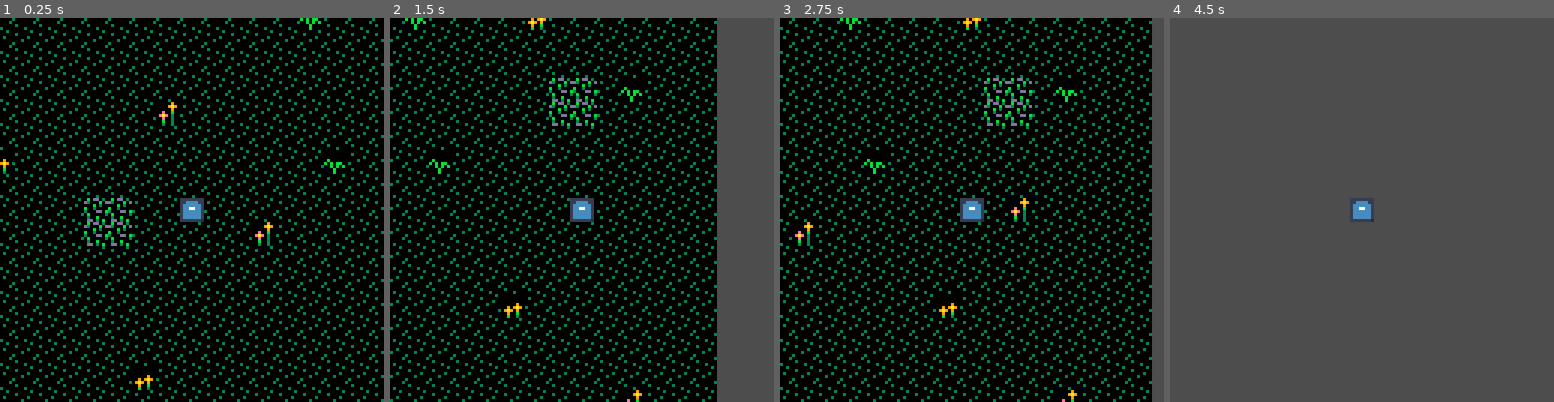
Above: before the commit, frames 1-4 (left to right).
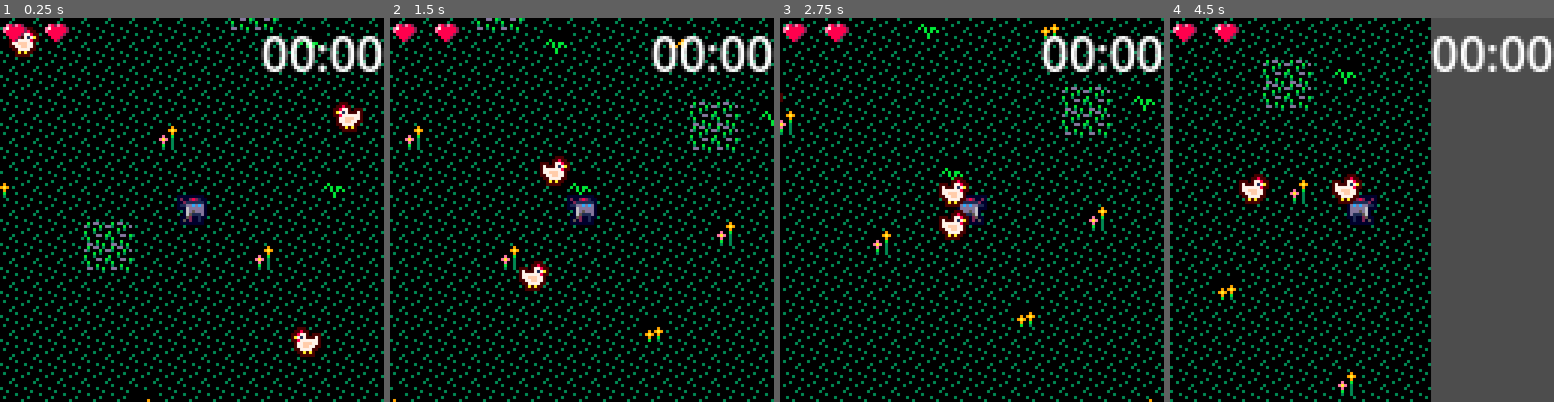
Above: after the commit, the same moments.

Repository: Octoan1/Toy-Box-Jam-2025
Game: Godot game, scene res://Levels/main.tscn
The game is run twice, just before and just after one commit, with the same random seed, the same clock (stepped at 60 frames per second) and the same inputs. The engine's default icon, where the game draws it, is replaced by a stand-in: a white triangle on a blue panel in a dark square.
Inputs:
- Up to frame 1 (0.25 s): no input
- Up to frame 2 (1.5 s): tap Enter (ui_accept) at 0.5, 0.77 s; hold D (move_right) from 0.53 s (still down)
- Up to frame 3 (2.75 s): tap Enter (ui_accept) at 1.52 s; release D (move_right) at 2.03 s; hold A (move_left) from 2.03 s (still down)
- Up to frame 4 (4.5 s): release A (move_left) at 2.78 s; hold D (move_right) 2.78-4.28 s; tap Enter (ui_accept) at 3.02, 3.77 s; hold A (move_left) from 4.28 s (still down)

The runs differ from the first frame. In frame 1, 5.7% of the frame differs, in the area x 0-100%, y 0-100%; in frame 2, 39%; in frame 3, 28%; in frame 4, 70%.

Commit message:
couple things
- added chicken enemy that follows player
- transparent tileset
- outline shader
- start on the game ui

Diff:
--- /dev/null
+++ b/Entities/Enemies/chicken.gd
@@ -0,0 +1,33 @@
+extends CharacterBody2D
+
+@export var player: Node2D
+@export var SPEED: int = 30
+
+@onready var sprite: Sprite2D = $Sprite2D
+
+
+# Called when the node enters the scene tree for the first time.
+func _ready() -> void:
+	pass # Replace with function body.
+
+
+# Called every frame. 'delta' is the elapsed time since the previous frame.
+func _process(delta: float) -> void:
+	if not player:
+		print("Error: no player")
+		return
+
+	# get direction of player
+	var direction: Vector2 = player.position - self.position
+	direction = direction.normalized()
+
+	# move chicken towards player
+	self.position += direction * SPEED * delta
+
+	move_and_slide()
+
+	# handle animation
+	if direction.x < 0:
+		self.sprite.flip_h = false
+	elif direction.x > 0:
+		self.sprite.flip_h = true
--- /dev/null
+++ b/Entities/Enemies/chicken.tscn
@@ -0,0 +1,27 @@
+[gd_scene load_steps=6 format=3 uid="uid://6yrq3iu3gky3"]
+
+[ext_resource type="Texture2D" uid="uid://cba05f7vl3d3w" path="res://Toy Box Assets/tbj2_sprites_transparent_padding.png" id="1_0h8xp"]
+[ext_resource type="Shader" uid="uid://e65vspcm5scn" path="res://Entities/outline.gdshader" id="1_3f6lr"]
+[ext_resource type="Script" uid="uid://cdww24egi4e5q" path="res://Entities/Enemies/chicken.gd" id="1_v8ddq"]
+
+[sub_resource type="ShaderMaterial" id="ShaderMaterial_v8ddq"]
+shader = ExtResource("1_3f6lr")
+shader_parameter/line_color = Color(0.27515873, 3.113458e-07, 9.62615e-08, 1)
+shader_parameter/line_thickness = 1.0
+
+[sub_resource type="CircleShape2D" id="CircleShape2D_3f6lr"]
+radius = 4.0
+
+[node name="Chicken" type="CharacterBody2D"]
+script = ExtResource("1_v8ddq")
+SPEED = 20
+
+[node name="Sprite2D" type="Sprite2D" parent="."]
+material = SubResource("ShaderMaterial_v8ddq")
+texture = ExtResource("1_0h8xp")
+region_enabled = true
+region_rect = Rect2(30, 140, 10, 10)
+
+[node name="CollisionShape2D" type="CollisionShape2D" parent="."]
+shape = SubResource("CircleShape2D_3f6lr")
+debug_color = Color(0.9113462, 0.21197182, 0.52477556, 0.41960785)
--- a/Entities/Player/player.gd
+++ b/Entities/Player/player.gd
@@ -1,7 +1,8 @@
 extends CharacterBody2D
 
+@onready var sprite: Sprite2D = $Sprite2D
 
-const SPEED = 100.0
+const SPEED = 50.0
 #const JUMP_VELOCITY = -400.0
 
 
@@ -16,8 +17,16 @@
 
 	# Get the input direction and handle the movement/deceleration.
 	# As good practice, you should replace UI actions with custom gameplay actions.
-	var direction := Input.get_vector("move_left", "move_right", "move_up", "move_down")
+	var direction: Vector2 = Input.get_vector("move_left", "move_right", "move_up", "move_down")
+
+	# move player
 	if direction:
 		self.position += direction * SPEED * delta
 
 	move_and_slide()
+
+	# handle animation
+	if direction.x < 0:
+		self.sprite.flip_h = true
+	elif direction.x > 0:
+		self.sprite.flip_h = false
--- a/Entities/Player/player.tscn
+++ b/Entities/Player/player.tscn
@@ -1,16 +1,25 @@
-[gd_scene load_steps=4 format=3 uid="uid://2aabi06icyr6"]
+[gd_scene load_steps=6 format=3 uid="uid://2aabi06icyr6"]
 
-[ext_resource type="Texture2D" uid="uid://bcw0uoeq2dmv6" path="res://icon.svg" id="1_4flbx"]
 [ext_resource type="Script" uid="uid://bgecedxyrm8ig" path="res://Entities/Player/player.gd" id="1_onrkg"]
+[ext_resource type="Shader" uid="uid://e65vspcm5scn" path="res://Entities/outline.gdshader" id="2_lu8i8"]
+[ext_resource type="Texture2D" uid="uid://cba05f7vl3d3w" path="res://Toy Box Assets/tbj2_sprites_transparent_padding.png" id="3_lu8i8"]
+
+[sub_resource type="ShaderMaterial" id="ShaderMaterial_tekja"]
+shader = ExtResource("2_lu8i8")
+shader_parameter/line_color = Color(0, 0, 0.17254902, 1)
+shader_parameter/line_thickness = 1.0000000475
 
 [sub_resource type="CircleShape2D" id="CircleShape2D_4flbx"]
-radius = 67.11929
+radius = 4.0
 
 [node name="Player" type="CharacterBody2D"]
 script = ExtResource("1_onrkg")
 
 [node name="Sprite2D" type="Sprite2D" parent="."]
-texture = ExtResource("1_4flbx")
+material = SubResource("ShaderMaterial_tekja")
+texture = ExtResource("3_lu8i8")
+region_enabled = true
+region_rect = Rect2(0, 80, 10, 10)
 
 [node name="CollisionShape2D" type="CollisionShape2D" parent="."]
 shape = SubResource("CircleShape2D_4flbx")
--- /dev/null
+++ b/Entities/outline.gdshader
@@ -0,0 +1,22 @@
+shader_type canvas_item;
+
+uniform vec4 line_color : source_color = vec4(1.0);
+uniform float line_thickness : hint_range(0, 10) = 1.0;
+
+const vec2 OFFSETS[8] = {
+	vec2(-1, -1), vec2(-1, 0), vec2(-1, 1), vec2(0, -1), vec2(0, 1),
+	vec2(1, -1), vec2(1, 0), vec2(1, 1)
+};
+
+void fragment() {
+	vec2 size = TEXTURE_PIXEL_SIZE * line_thickness;
+	float outline = 0.0;
+
+	for (int i = 0; i < OFFSETS.length(); i++) {
+		outline += texture(TEXTURE, UV + size * OFFSETS[i]).a;
+	}
+	outline = min(outline, 1.0);
+
+	vec4 color = texture(TEXTURE, UV);
+	COLOR = mix(color, line_color, outline - color.a);
+}
--- a/Levels/main.tscn
+++ b/Levels/main.tscn
@@ -1,7 +1,9 @@
-[gd_scene load_steps=5 format=4 uid="uid://c4fgfy2i4ib8f"]
+[gd_scene load_steps=7 format=4 uid="uid://c4fgfy2i4ib8f"]
 
 [ext_resource type="PackedScene" uid="uid://2aabi06icyr6" path="res://Entities/Player/player.tscn" id="1_oj8hd"]
 [ext_resource type="Texture2D" uid="uid://c6xq2bvu3cqta" path="res://Toy Box Assets/tbj2_sprites.png" id="2_gnif3"]
+[ext_resource type="PackedScene" uid="uid://6yrq3iu3gky3" path="res://Entities/Enemies/chicken.tscn" id="3_lwy2l"]
+[ext_resource type="PackedScene" uid="uid://cfd7cpdof802d" path="res://UI/overlay.tscn" id="4_nj2yk"]
 
 [sub_resource type="TileSetAtlasSource" id="TileSetAtlasSource_lwy2l"]
 texture = ExtResource("2_gnif3")
@@ -274,7 +276,25 @@
 tile_set = SubResource("TileSet_0xm2m")
 
 [node name="Player" parent="." instance=ExtResource("1_oj8hd")]
-position = Vector2(60, 68)
-scale = Vector2(0.063, 0.063)
+position = Vector2(60, 60)
 
 [node name="Camera2D" type="Camera2D" parent="Player"]
+
+[node name="Chicken" parent="." node_paths=PackedStringArray("player") instance=ExtResource("3_lwy2l")]
+player = NodePath("../Player")
+
+[node name="Chicken2" parent="." node_paths=PackedStringArray("player") instance=ExtResource("3_lwy2l")]
+position = Vector2(116, 26)
+player = NodePath("../Player")
+
+[node name="Chicken3" parent="." node_paths=PackedStringArray("player") instance=ExtResource("3_lwy2l")]
+position = Vector2(-30, 63)
+player = NodePath("../Player")
+
+[node name="Chicken4" parent="." node_paths=PackedStringArray("player") instance=ExtResource("3_lwy2l")]
+position = Vector2(101, 108)
+player = NodePath("../Player")
+
+[node name="CanvasLayer" type="CanvasLayer" parent="."]
+
+[node name="Overlay" parent="CanvasLayer" instance=ExtResource("4_nj2yk")]
--- /dev/null
+++ b/UI/overlay.tscn
@@ -0,0 +1,44 @@
+[gd_scene load_steps=3 format=3 uid="uid://cfd7cpdof802d"]
+
+[ext_resource type="Texture2D" uid="uid://cba05f7vl3d3w" path="res://Toy Box Assets/tbj2_sprites_transparent_padding.png" id="1_ficqy"]
+
+[sub_resource type="AtlasTexture" id="AtlasTexture_guyhd"]
+atlas = ExtResource("1_ficqy")
+region = Rect2(0, 40, 10, 10)
+
+[node name="TopBarUI" type="CanvasLayer"]
+
+[node name="HeartsContainer" type="HBoxContainer" parent="."]
+custom_minimum_size = Vector2(5, 0)
+offset_right = 24.0
+offset_bottom = 27.0
+
+[node name="TextureRect" type="TextureRect" parent="HeartsContainer"]
+layout_mode = 2
+texture = SubResource("AtlasTexture_guyhd")
+stretch_mode = 2
+
+[node name="TextureRect2" type="TextureRect" parent="HeartsContainer"]
+custom_minimum_size = Vector2(10, 0)
+layout_mode = 2
+texture = SubResource("AtlasTexture_guyhd")
+stretch_mode = 4
+
+[node name="XPProgressBar" type="TextureProgressBar" parent="."]
+anchors_preset = 5
+anchor_left = 0.5
+anchor_right = 0.5
+offset_left = -0.5
+offset_right = 0.5
+offset_bottom = 27.0
+grow_horizontal = 2
+scale = Vector2(1.0231045, 0.9965688)
+
+[node name="Timer" type="Label" parent="."]
+anchors_preset = 1
+anchor_left = 1.0
+anchor_right = 1.0
+offset_left = -1.0
+offset_bottom = 23.0
+grow_horizontal = 0
+text = "00:00"
--- a/project.godot
+++ b/project.godot
@@ -27,9 +27,11 @@
 [file_customization]
 
 folder_colors={
-"res://Entities/": "green",
+"res://Entities/": "yellow",
+"res://Entities/Enemies/": "red",
 "res://Levels/": "blue",
-"res://Toy Box Assets/": "purple"
+"res://Toy Box Assets/": "purple",
+"res://UI/": "green"
 }
 
 [input]
@@ -63,4 +65,3 @@
 
 textures/canvas_textures/default_texture_filter=0
 2d/snap/snap_2d_transforms_to_pixel=true
-2d/snap/snap_2d_vertices_to_pixel=true
Not shown, added: Entities/Enemies/chicken.gd.uid
Not shown, added: Entities/outline.gdshader.uid
Binary file changed: Toy Box Assets/tbj2_sprites.png
Binary file added: Toy Box Assets/tbj2_sprites_transparent.png
Not shown, added: Toy Box Assets/tbj2_sprites_transparent.png.import
Binary file added: Toy Box Assets/tbj2_sprites_transparent_padding.png
Not shown, added: Toy Box Assets/tbj2_sprites_transparent_padding.png.import
